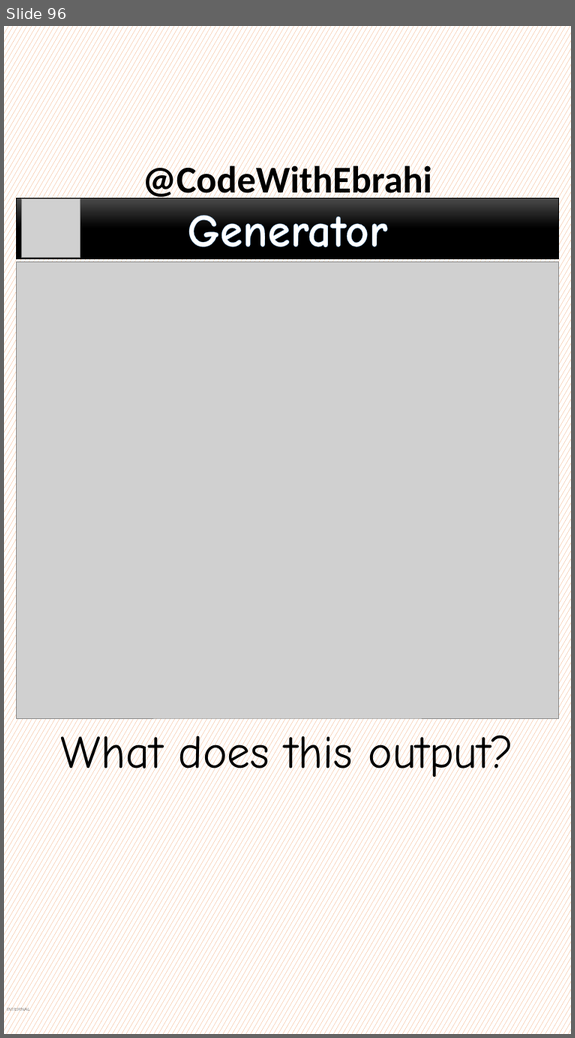
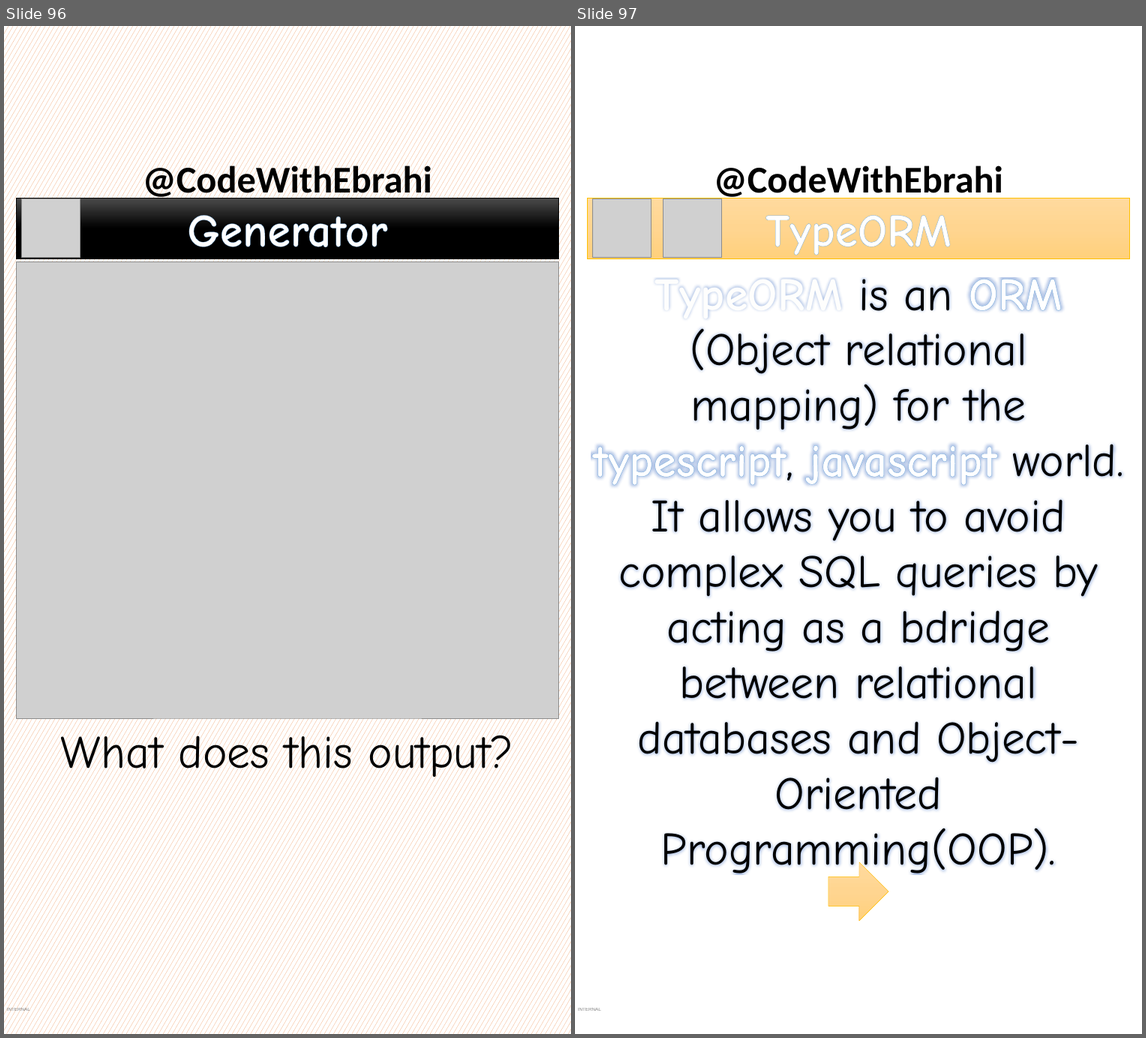
Before and after one commit to ebrahimsalehi1/python_codes, a slide deck: assets/images.pptx. Shown side by side, each under a label of ours: slide 96 before the commit, slides 96 and 97 after it. The pictures are 575x1038 and 1146x1038 pixels, drawn with LibreOffice and Linux fonts; fonts in the diff are those of the drawing; grey boxes stand for pictures; background and template pictures are left out. Boxes give left, top, right and bottom in pixels: in the first picture for what was removed or moved away, otherwise in the second. Text is boxed around its words. In the diff, an @@ line names an element or a change of style, - is before the commit and + after.

```diff
--- a/assets/images.pptx
+++ b/assets/images.pptx
@@ slide 97 added at box(575, 26, 1142, 1034), background picture (left out); not listed: 2 template elements that a slide beside it also shows @@
@@ rectangle added at box(587, 198, 1129, 258), fill gradient #FFDB9E to #FFD590 to #FFD07C, outline #FFC000 0.5 pt, 66 pt, text #FFFFFF, bold @@
+TypeORM
@@ picture added at box(593, 198, 651, 257) @@
@@ picture added at box(663, 198, 722, 257) @@
@@ text added at box(593, 277, 1124, 810), 66 pt, text #000000 @@
+TypeORM is an ORM (Object relational mapping) for the typescript, javascript world. It allows you to avoid complex SQL queries by acting as a bdridge between relational databases and Object-Oriented Programming(OOP).
@@ right arrow added at box(829, 862, 889, 921), fill gradient #FFDB9E to #FFD590 to #FFD07C, outline #FFC000 0.5 pt @@
```
Also in this commit, not shown: 5 other slides added, 1 other file.
